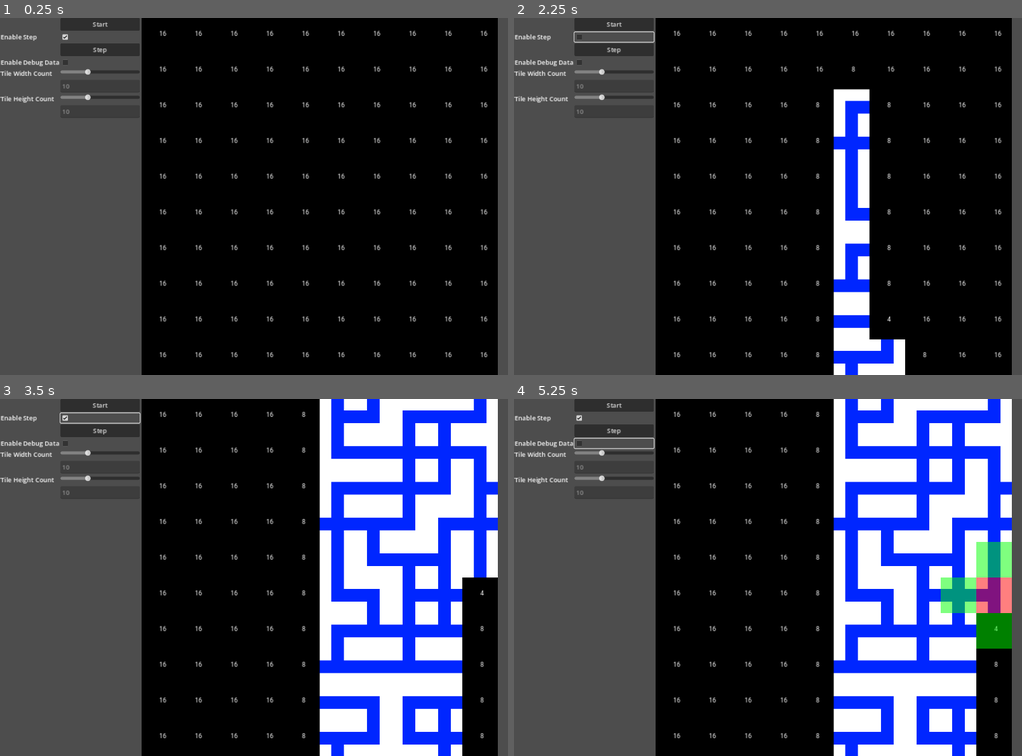
Above: before the commit, frames 1-4 (two rows, left to right).
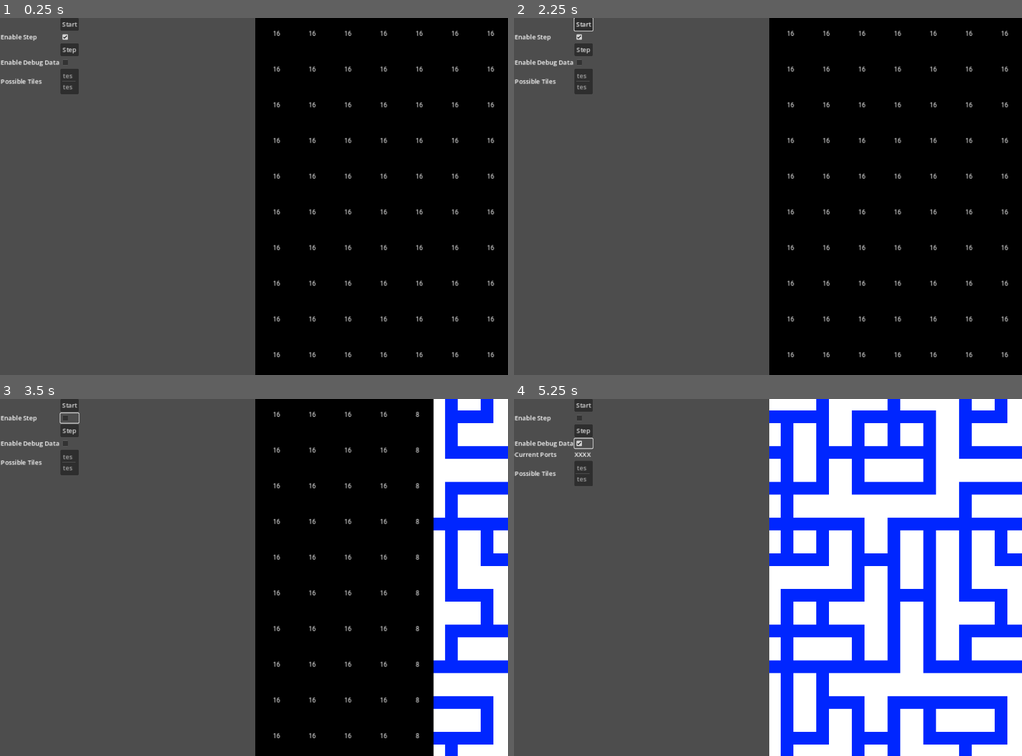
Above: after the commit, the same moments.

Repository: cospan/godot-wave-function-collapse
Game: Godot game, scene res://game/game.tscn
Same seed, same stepped clock (60 frames per second), same inputs: the game is played once before the commit and once after it.
Inputs (mouse positions are in pixels of both pictures, inside the frame that each line leads up to):
- Up to frame 1 (0.25 s): no input
- Up to frame 2 (2.25 s): click "Start" at 0.5 s; click "Start" at 1.25 s; click (615, 35) at 2.02 s
- Up to frame 3 (3.5 s): click (71, 416) at 2.77 s
- Up to frame 4 (5.25 s): click "Step" at 3.5 s; click (615, 441) at 4.27 s; click (585, 441) at 5.02 s

The runs differ from the first frame. In frame 1, 28% of the frame differs, in the area x 0-100%, y 0-100%; in frame 2, 34%; in frame 3, 56%; in frame 4, 53%.

Commit message:
Changing how debug info is shown

Diff:
--- a/game/game.gd
+++ b/game/game.gd
@@ -62,7 +62,6 @@
 var m_wfc = null
 var m_debug_property_view = null
 var m_debug_props = {}
-var m_debug_visualizer = null
 
 var m_step_enabled = DEFAULT_ENABLE_STEP
 var m_step:bool = false
@@ -74,21 +73,21 @@
 func _ready():
     # find the size of an individual tile
     m_debug_property_view = $hbox/DictProperty
-    m_debug_visualizer = $hbox/DebugVisualizer
     m_wfc_image_viewer = $hbox/wfc_image_viewer
     m_wfc = $WFC
     m_debug_props["start_button"] = {"type": "Button", "name": "Start"}
     m_debug_props["enable_step"] = {"type": "CheckBox", "value": DEFAULT_ENABLE_STEP, "name": "Enable Step"}
     m_debug_props["step_button"] = {"type": "Button", "name": "Step"}
     m_debug_props["enable debug data"] = {"type": "CheckBox", "value": false, "name": "Enable Debug Data"}
-    m_debug_props["tile width count"] = {"type": "HSlider", "min": MIN_TILE_COUNT_WIDTH, "max": MAX_TILE_COUNT_WIDTH, "step": 1, "value": m_tile_count_width, "name": "Tile Width Count"}
-    m_debug_props["tile_width_count_view"] = {"type":"LineEdit", "value": str(m_tile_count_width), "name": "", "readonly": true}
-    m_debug_props["tile height count"] = {"type": "HSlider", "min": MIN_TILE_COUNT_WIDTH, "max": MAX_TILE_COUNT_HEIGHT, "step": 1, "value": m_tile_count_height, "name": "Tile Height Count"}
-    m_debug_props["tile_height_count_view"] = {"type":"LineEdit", "value": str(m_tile_count_height), "name": "", "readonly": true}
+    m_debug_props["current_ports"] = {"type": "Label", "name":"Current Ports", "value":"XXXX", "visible": false}
+    m_debug_props["possible_tiles"] = {"type": "ItemList", "name":"Possible Tiles", "items":["test1", "test2"]}
+    #m_debug_props["tile width count"] = {"type": "HSlider", "min": MIN_TILE_COUNT_WIDTH, "max": MAX_TILE_COUNT_WIDTH, "step": 1, "value": m_tile_count_width, "name": "Tile Width Count"}
+    #m_debug_props["tile_width_count_view"] = {"type":"LineEdit", "value": str(m_tile_count_width), "name": "", "readonly": true}
+    #m_debug_props["tile height count"] = {"type": "HSlider", "min": MIN_TILE_COUNT_WIDTH, "max": MAX_TILE_COUNT_HEIGHT, "step": 1, "value": m_tile_count_height, "name": "Tile Height Count"}
+    #m_debug_props["tile_height_count_view"] = {"type":"LineEdit", "value": str(m_tile_count_height), "name": "", "readonly": true}
     m_debug_property_view.update_dict(m_debug_props)
     print ("Debug Property: %s" % str(m_debug_property_view))
     m_tile_dict = create_tile_dictionary()
-    m_debug_visualizer.initialize(m_tile_dict)
     MAX_ENTROPY = len(m_tile_dict.keys()) - 1
     start_wfc()
 
@@ -99,7 +98,6 @@
             m_step = false
             m_processing = m_wfc.step(m_priority_tile_pos)
             m_priority_tile_pos = null
-            m_debug_visualizer.update_data(m_wfc.m_dbg_tile_sockets, m_wfc.m_dbg_hard_constraints, [])
             update_all_wfc_tiles()
             m_wfc_image_viewer.highlight_neighbors(m_wfc.m_dbg_tile_neighbors)
             m_wfc_image_viewer.highlight_box(m_wfc.m_dbg_tile_position)
@@ -110,6 +108,9 @@
     elif not m_finished:
         m_finished = true
         print ("Finished!")
+
+func enable_debug_view(enable:bool):
+    m_debug_property_view.set_prop_visible("current_ports", enable)
 
 func update_all_wfc_tiles():
     for i in range(m_tile_count_width):
@@ -287,7 +288,8 @@
         "step_button":
             m_step = true
         "enable debug data":
-            m_debug_visualizer.set_visible(property_value)
+            print ("Eanble Debug: %s" % str(property_value))
+            enable_debug_view(property_value)
             #m_wfc_image_viewer.enable_shrink(property_value)
         "tile width count":
             m_tile_count_width = property_value
@@ -304,7 +306,6 @@
     m_wfc_image_viewer.set_texture_and_image_sizes(texture_nothing.get_size(), m_tile_count_width, m_tile_count_height)
     m_priority_tile_pos = Vector2i(randi_range(0, (m_tile_count_width - 1)), randi_range(0, (m_tile_count_height - 1)))
     m_wfc.initialize(m_tile_count_width, m_tile_count_height, 0, m_tile_dict, 0, ENABLE_EDGE, apply_soft_constraints)
-    m_debug_visualizer.clear()
     update_all_wfc_tiles()
     #m_wfc_image_viewer.highlight_neighbors(m_wfc.m_dbg_tile_neighbors)
     #m_wfc_image_viewer.highlight_box(m_wfc.m_dbg_tile_position)
--- a/game/game.tscn
+++ b/game/game.tscn
@@ -1,11 +1,10 @@
-[gd_scene load_steps=8 format=3 uid="uid://djt4sd51v0354"]
+[gd_scene load_steps=7 format=3 uid="uid://djt4sd51v0354"]
 
 [ext_resource type="Script" path="res://game/game.gd" id="1_dfkgk"]
 [ext_resource type="FontFile" uid="uid://bqnmihjynmrmv" path="res://assets/Roboto-Regular.ttf" id="1_o10vy"]
 [ext_resource type="PackedScene" uid="uid://0vlarwbx5s1u" path="res://wfc/wfc.tscn" id="2_frcnx"]
 [ext_resource type="PackedScene" uid="uid://c8lvx7ngljfpt" path="res://utils/DictProperty.tscn" id="2_las2g"]
 [ext_resource type="Script" path="res://game/wfc_image_viewer.gd" id="3_7vixg"]
-[ext_resource type="Script" path="res://game/DebugVisualizer.gd" id="5_tp4c3"]
 
 [sub_resource type="Theme" id="Theme_hldb1"]
 default_font = ExtResource("1_o10vy")
@@ -32,78 +31,20 @@
 grow_vertical = 2
 
 [node name="DictProperty" parent="hbox" instance=ExtResource("2_las2g")]
+custom_minimum_size = Vector2(300, 0)
 layout_mode = 2
-size_flags_vertical = 0
-
-[node name="DebugVisualizer" type="VBoxContainer" parent="hbox"]
-visible = false
-clip_contents = true
-custom_minimum_size = Vector2(200, 0)
-layout_mode = 2
-script = ExtResource("5_tp4c3")
-
-[node name="Label" type="Label" parent="hbox/DebugVisualizer"]
-layout_mode = 2
-text = "Sockets"
-
-[node name="GridContainerSocket" type="GridContainer" parent="hbox/DebugVisualizer"]
-layout_mode = 2
-columns = 2
-
-[node name="LabelTop" type="Label" parent="hbox/DebugVisualizer/GridContainerSocket"]
-layout_mode = 2
-text = "Top"
-
-[node name="LabelTopValue" type="Label" parent="hbox/DebugVisualizer/GridContainerSocket"]
-layout_mode = 2
-text = "---"
-
-[node name="LabelRight" type="Label" parent="hbox/DebugVisualizer/GridContainerSocket"]
-layout_mode = 2
-text = "Right"
-
-[node name="LabelRightValue" type="Label" parent="hbox/DebugVisualizer/GridContainerSocket"]
-layout_mode = 2
-text = "---"
-
-[node name="LabelBottom" type="Label" parent="hbox/DebugVisualizer/GridContainerSocket"]
-layout_mode = 2
-text = "Bottom
-"
-
-[node name="LabelBottomValue" type="Label" parent="hbox/DebugVisualizer/GridContainerSocket"]
-layout_mode = 2
-text = "---"
-
-[node name="LabelLeft" type="Label" parent="hbox/DebugVisualizer/GridContainerSocket"]
-layout_mode = 2
-text = "Left"
-
-[node name="LabelLeftValue" type="Label" parent="hbox/DebugVisualizer/GridContainerSocket"]
-layout_mode = 2
-text = "---
-"
-
-[node name="Label2" type="Label" parent="hbox/DebugVisualizer"]
-layout_mode = 2
-text = "Hard Constraints"
-
-[node name="GridContainerHard" type="GridContainer" parent="hbox/DebugVisualizer"]
-layout_mode = 2
-columns = 2
-
-[node name="Label3" type="Label" parent="hbox/DebugVisualizer"]
-layout_mode = 2
-text = "Soft Constraints"
-
-[node name="GridContainerSoft" type="GridContainer" parent="hbox/DebugVisualizer"]
-layout_mode = 2
-columns = 3
+size_flags_horizontal = 3
+size_flags_vertical = 1
 
 [node name="wfc_image_viewer" type="Control" parent="hbox"]
 layout_mode = 2
+size_flags_horizontal = 3
 theme = SubResource("Theme_hldb1")
 script = ExtResource("3_7vixg")
+
+[node name="ItemList" type="ItemList" parent="hbox"]
+visible = false
+layout_mode = 2
 
 [node name="WFC" parent="." instance=ExtResource("2_frcnx")]
 
--- a/game/wfc_image_viewer.gd
+++ b/game/wfc_image_viewer.gd
@@ -110,6 +110,8 @@
             var pos = Vector2(m_highlight_pos.x * m_tile_size.x, m_highlight_pos.y * m_tile_size.y)
             draw_rect(Rect2(pos, Vector2(m_tile_size.x, m_tile_size.y)), Color(1, 0, 0, 0.5))
 
+        #get_global_rect()
+
 
 func _on_gui_input(event:InputEvent):
     var pos = Vector2i(-1, -1)
@@ -121,3 +123,6 @@
           pos.y = (event.position.y / m_tile_size.y) * m_scale.y
           print ("pos: ", pos)
           emit_signal("tile_selected", pos)
+
+        print ("Global Rects: %s" % str(get_global_rect()))
+        #print ("Full Screen Size: %s" % str(get_))
--- a/project.godot
+++ b/project.godot
@@ -12,7 +12,7 @@
 
 config/name="wfc_tiles"
 run/main_scene="res://game/game.tscn"
-config/features=PackedStringArray("4.1", "Forward Plus")
+config/features=PackedStringArray("4.2", "Forward Plus")
 config/icon="res://icon.svg"
 
 [display]
--- a/utils/DictProperty.gd
+++ b/utils/DictProperty.gd
@@ -19,27 +19,28 @@
 
     for key in property_dict:
         var label = Label.new()
+        var prop
         label.text = property_dict[key]["name"]
         add_child(label)
         match property_dict[key]["type"]:
             "Button":
                 #print ("Button")
                 label.text = ""
-                var prop = Button.new()
+                prop = Button.new()
                 prop.text = property_dict[key]["name"]
                 add_child(prop)
                 m_widget_dict[key] = {"type": property_dict[key]["type"], "label": label, "widget": prop}
                 prop.connect("pressed", func() : _property_update(key, true))
             "CheckBox":
                 #print ("BOOL")
-                var prop = CheckBox.new()
+                prop = CheckBox.new()
                 prop.button_pressed = property_dict[key]["value"]
                 add_child(prop)
                 m_widget_dict[key] = {"type": property_dict[key]["type"], "label": label, "widget": prop}
                 prop.connect("pressed", func() : _property_update(key, prop.button_pressed))
             "OptionButton":
                 #print ("OPTION")
-                var prop = OptionButton.new()
+                prop = OptionButton.new()
                 for option in property_dict[key]["options"]:
                     prop.add_item(option)
                 prop.selected = property_dict[key]["value"]
@@ -60,7 +61,7 @@
 
             "HSlider":
                 #print("FLOAT")
-                var prop = HSlider.new()
+                prop = HSlider.new()
                 prop.custom_minimum_size = Vector2(200, 0) # Set minimum size
                 prop.min_value = property_dict[key]["min"]
                 prop.max_value = property_dict[key]["max"]
@@ -74,7 +75,7 @@
                 prop.connect("value_changed", func(_val) : _property_update(key, _val))
             "LineEdit":
                 #print("STRING")
-                var prop = LineEdit.new()
+                prop = LineEdit.new()
                 prop.text = property_dict[key]["value"]
                 if "readonly" in property_dict[key]:
                     prop.editable = !property_dict[key]["readonly"]
@@ -82,6 +83,46 @@
                 add_child(prop)
                 m_widget_dict[key] = {"type": property_dict[key]["type"], "label": label, "widget": prop}
                 prop.connect("text_submitted", func(_val) : _property_update(key, _val))
+            "Label":
+                prop = Label.new()
+                prop.text = property_dict[key]["value"]
+                add_child(prop)
+                m_widget_dict[key] = {"type": property_dict[key]["type"], "label": label, "widget": prop}
+            "ItemList":
+                prop = ItemList.new()
+                prop.auto_height = true
+                if "items" in property_dict[key]:
+                    for item in property_dict[key]["items"]:
+                        if item is Array:
+                            var sub_texture = Texture2D
+                            var sub_string = ""
+                            var sub_select = false
+                            for sub_item in item:
+                                if sub_item is String:
+                                    sub_string = sub_item
+                                if sub_item is Texture2D:
+                                    sub_texture = sub_item
+                                if sub_item is bool:
+                                    sub_select = sub_item
+
+                            prop.add_item(sub_string, sub_texture, sub_select)
+                        elif item is String:
+                            prop.add_item(item)
+                        elif item is Texture2D:
+                            prop.add_item("", item)
+
+                add_child(prop)
+                m_widget_dict[key] = {"type": property_dict[key]["type"], "label": label, "widget": prop}
+            _:
+                print ("Unknown Property: %s" % key["type"])
+
+
+        if property_dict[key].has("visible"):
+            label.visible = property_dict[key]["visible"]
+            if prop:
+                prop.visible = property_dict[key]["visible"]
+
+
 
 # Called when the node enters the scene tree for the first time.
 func _ready():
@@ -89,6 +130,14 @@
 
 func set_label(n, text):
     m_widget_dict[n]["label"].text = text
+
+func set_prop_visible(n, enable:bool):
+    if !m_widget_dict.has(n):
+        print ("No such property: %s" % n)
+        return
+
+    m_widget_dict[n]["label"].visible = enable
+    m_widget_dict[n]["widget"].visible = enable
 
 func set_value(n, value):
     if !m_widget_dict.has(n):
@@ -121,6 +170,8 @@
             m_widget_dict[n]["widget"].text = value
         "OptionButton":
             m_widget_dict[n]["widget"].selected = value
+        "Label":
+            m_widget_dict[n]["widget"].text = value
 
 func _property_update(property_name, property_value):
     property_changed.emit(property_name, property_value)
